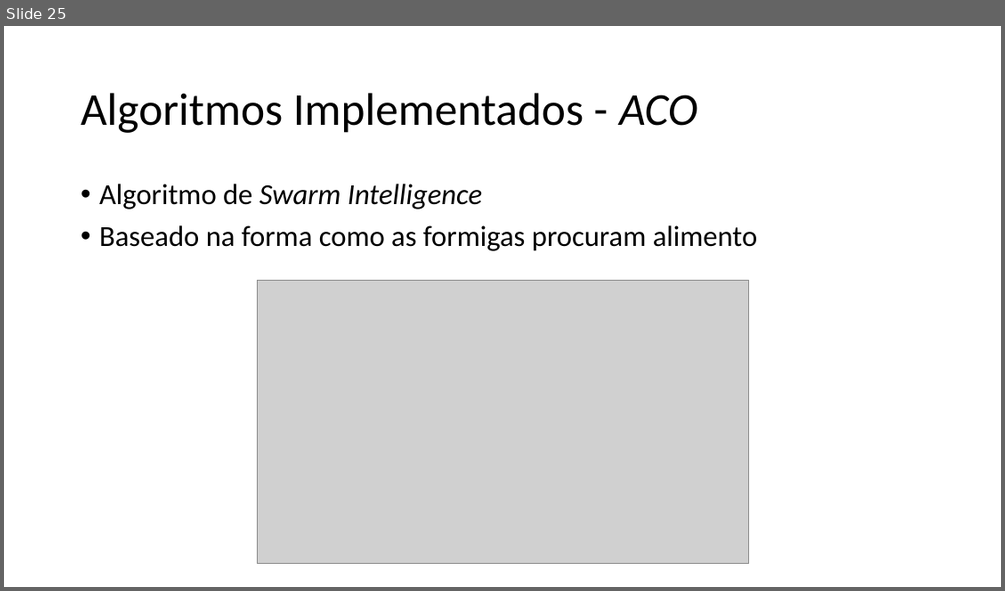
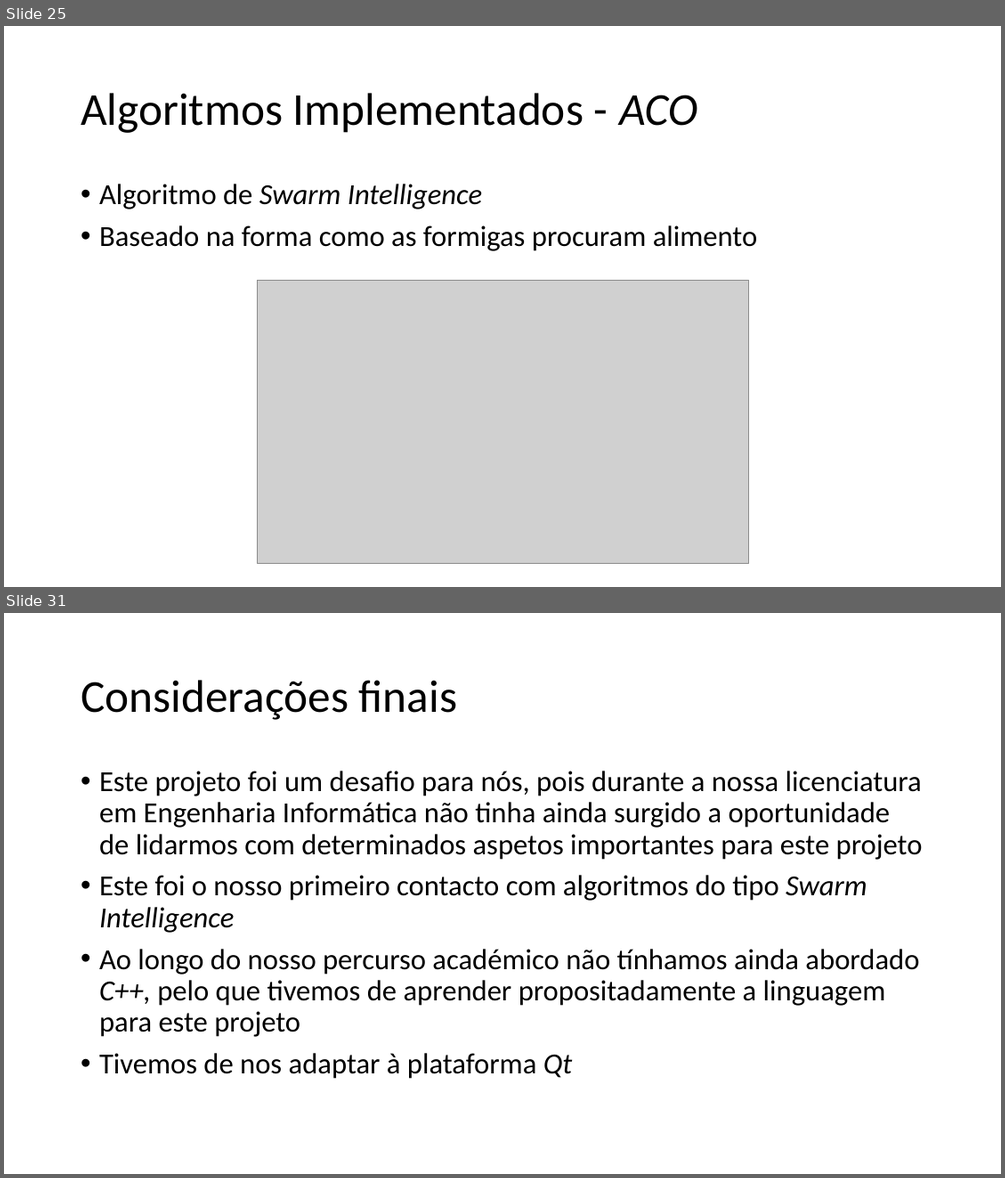
Before and after one commit to xQsme/RLP_Qt, a slide deck: powerpoint_defesa.pptx. Shown one above the other, each under a label of ours: slide 25 before the commit, slides 25 and 31 after it; the slides between them are not shown. The pictures are 1005x591 and 1005x1178 pixels, drawn with LibreOffice and Linux fonts; fonts in the diff are those of the drawing; grey boxes stand for pictures. Boxes give left, top, right and bottom in pixels: in the first picture for what was removed or moved away, otherwise in the second. Text is boxed around its words. In the diff, an @@ line names an element or a change of style, - is before the commit and + after.

```diff
--- a/powerpoint_defesa.pptx
+++ b/powerpoint_defesa.pptx
@@ slide 31 added at box(4, 613, 1001, 1174), background #FFFFFF @@
@@ title added at box(81, 680, 458, 720), 44 pt, text #000000 @@
+Considerações finais
@@ text added at box(99, 771, 922, 1078), 28 pt, text #000000 @@
+• Este projeto foi um desafio para nós, pois durante a nossa licenciatura em Engenharia Informática não tinha ainda surgido a oportunidade de lidarmos com determinados aspetos importantes para este projeto
+• Este foi o nosso primeiro contacto com algoritmos do tipo Swarm Intelligence
+• Ao longo do nosso percurso académico não tínhamos ainda abordado C++, pelo que tivemos de aprender propositadamente a linguagem para este projeto
+• Tivemos de nos adaptar à plataforma Qt
```
Also in this commit, not shown: 2 slides changed, 9 other slides added, 2 slides removed.
